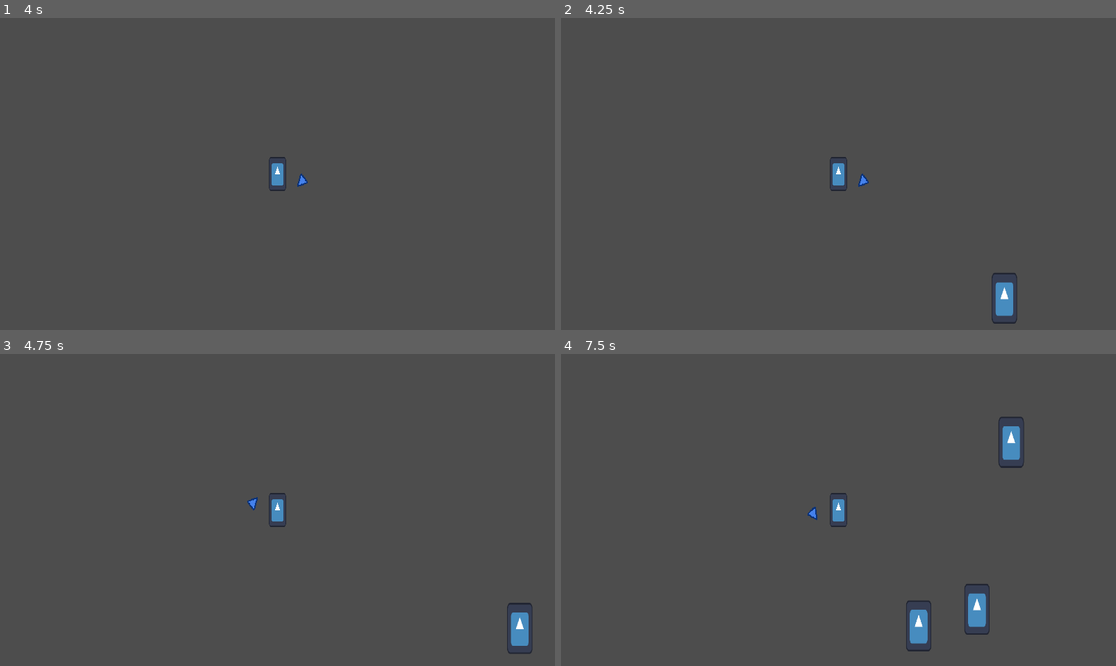
Above: before the commit, frames 1-4 (two rows, left to right).
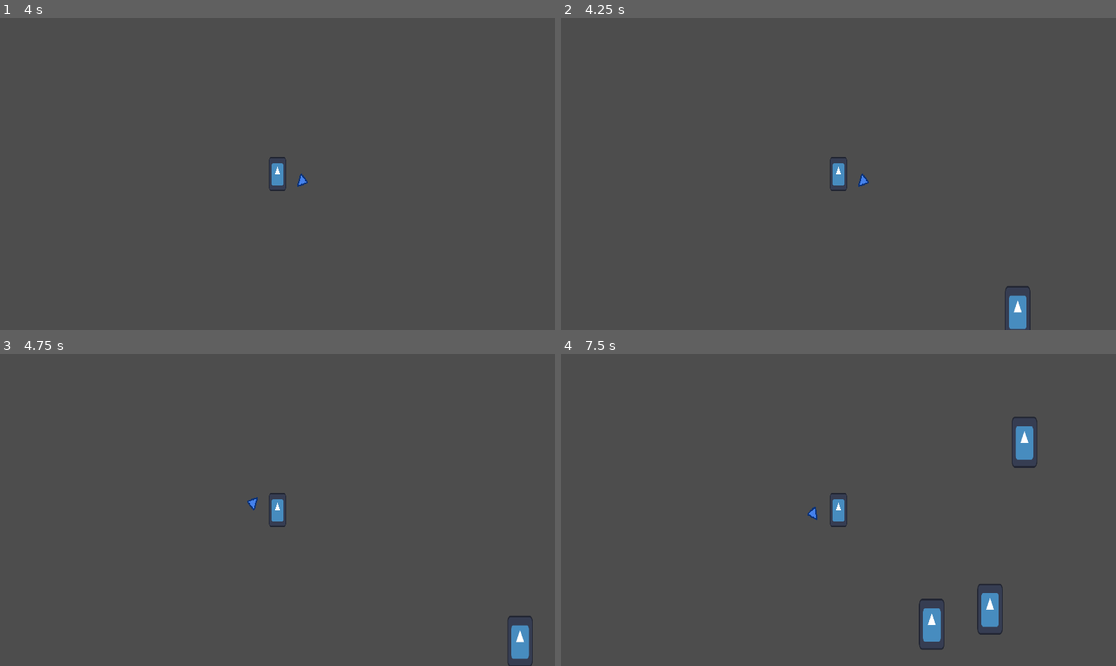
Above: after the commit, the same moments.

Repository: freddder/GMTK_Jam_2024
Game: Godot game, scene res://scenes/main_level.tscn
Same seed, same stepped clock (60 frames per second), same inputs: the game is played once before the commit and once after it. The engine's default icon, where the game draws it, is replaced by a stand-in: a white triangle on a blue panel in a dark square.
Inputs (mouse positions are in pixels of both pictures, inside the frame that each line leads up to):
- Up to frame 1 (4 s): tap Enter at 0.5, 2, 3.5 s; move the mouse to (399, 158) at 0.52 s; hold D (move_right) 0.53-1.28 s; click (399, 158) at 0.6 s; right-click (399, 158) at 0.8 s; tap Space (heavy_attack, bound only after the commit) at 1.25, 1.55, 2.1, 2.75, 3.8 s; move the mouse to (166, 189) at 1.27 s; hold S (move_down) 1.28-2.03 s; right-click (166, 189) at 1.35 s; move the mouse to (333, 105) at 2.02 s; hold D (move_right) 2.03-2.78 s; click (333, 105) at 2.3 s; move the mouse to (249, 236) at 2.77 s; hold W (move_up) 2.78-3.53 s; click (249, 236) at 2.85 s; right-click (249, 236) at 3.05 s; move the mouse to (444, 220) at 3.52 s; hold A (move_left) from 3.53 s (still down); right-click (444, 220) at 3.6 s
- Up to frame 2 (4.25 s): keep holding A (move_left)
- Up to frame 3 (4.75 s): keep holding A (move_left); move the mouse to (111, 463) at 4.27 s; tap Space (heavy_attack, bound only after the commit) at 4.35 s; click (111, 463) at 4.55 s
- Up to frame 4 (7.5 s): move the mouse to (866, 510) at 5.02 s; release A (move_left) at 5.03 s; hold S (move_down) 5.03-5.78 s; click (866, 510) at 5.1 s; right-click (866, 510) at 5.3 s; move the mouse to (755, 432) at 5.77 s; hold D (move_right) 5.78-6.53 s; right-click (755, 432) at 5.85 s; tap Space (heavy_attack, bound only after the commit) at 6.05, 6.6 s; move the mouse to (960, 494) at 6.52 s; hold W (move_up) 6.53-7.28 s; click (960, 494) at 6.8 s; move the mouse to (727, 525) at 7.27 s; hold D (move_right) from 7.28 s (still down); click (727, 525) at 7.35 s

Frame 1 is identical in both runs. In frame 2, 0.7% of the frame differs, in the area x 77-85%, y 81-100%; in frame 3, 0.4%; in frame 4, 1.9%, in the area x 62-86%, y 20-96%.

Commit message:
ground pount

Diff:
--- a/project.godot
+++ b/project.godot
@@ -66,6 +66,11 @@
 "events": [Object(InputEventMouseButton,"resource_local_to_scene":false,"resource_name":"","device":-1,"window_id":0,"a …(258 unchanged characters)…
 ]
 }
+heavy_attack={
+"deadzone": 0.5,
+"events": [Object(InputEventKey,"resource_local_to_scene":false,"resource_name":"","device":-1,"window_id":0,"alt_pressed":false,"shift_pressed":false,"ctrl_pressed":false,"meta_pressed":false,"pressed":false,"keycode":0,"physical_keycode":32,"key_label":0,"unicode":32,"location":0,"echo":false,"script":null)
+]
+}
 
 [layer_names]
 
--- a/scripts/player.gd
+++ b/scripts/player.gd
@@ -25,6 +25,9 @@
 @export var default_thrust_radius: float = 100.0
 @export var default_thrust_thickness: float = 35.0
 
+@export_category("Ground Pound")
+@export var default_ground_pound_radius: float = 100.0
+
 @export var default_camera_zoom: Vector2 = Vector2(2.3, 2.3)
 
 @export_category("Charge")
@@ -100,10 +103,17 @@
 
 	draw_polygon(packed_array, colors)
 
+func draw_attack_zone_ground_pound_implementation() -> void:
+	var origin := Vector2.ZERO
+	var width := 2.0
+
+	draw_circle(origin, active_attack_zone_data.radius, attack_area_color, width)
+
 func _draw() -> void:
 	match charging_attack_type:
 		AttackType.Swing: draw_attack_zone_swing_implementation()
 		AttackType.Thrust: draw_attack_zone_thrust_implementation()
+		AttackType.GroundPound: draw_attack_zone_ground_pound_implementation()
 
 func draw_attack_zone_swing(attack_zone_data: AttackZoneData) -> void:
 	attack_area_color = Color.RED
@@ -118,6 +128,12 @@
 
 	queue_redraw()
 
+func draw_attack_zone_ground_pound(attack_zone_data: AttackZoneData) -> void:
+	attack_area_color = Color.RED
+	active_attack_zone_data = attack_zone_data
+
+	queue_redraw()
+
 func handle_mouse_direction() -> void:
 	var mouse_position := get_local_mouse_position()
 	mouse_direction_angle_rad = atan2(mouse_position.y, mouse_position.x) + PI / 2.0
@@ -154,11 +170,22 @@
 	attack_zone_data.angle = mouse_direction_angle_rad
 	print(mouse_direction_angle_rad)
 	return attack_zone_data
+
+func get_attack_zone_data_ground_pound() -> AttackZoneData:
+	var charge_power := get_charge_power()
+	var attack_zone_data: AttackZoneData = AttackZoneData.new()
+
+	var radius_multiplier := maxf(1.0, pow(charge_power, 1.13))
+	attack_zone_data.radius = default_swing_radius * radius_multiplier
+
+	return attack_zone_data
+
 
 func handle_attack_zone() -> void:
 	match charging_attack_type:
 		AttackType.Swing: draw_attack_zone_swing(get_attack_zone_data_swing())
 		AttackType.Thrust: draw_attack_zone_thrust(get_attack_zone_data_thrust())
+		AttackType.GroundPound: draw_attack_zone_ground_pound((get_attack_zone_data_ground_pound()))
 
 	if is_charging_attack():
 		var zoom_power := get_charge_power() - 1.0
@@ -190,12 +217,15 @@
 	# Return to original camera zoom
 	set_camera_zoom(default_camera_zoom, 0.4)
 
+func on_attack_started_charging(attack_type: AttackType) -> void:
+	charging_attack_type = attack_type
+	attack_charge_start_time = Time.get_ticks_msec()
+
 func handle_primary_attack_input(event: InputEvent) -> void:
 	var attack_type := AttackType.Swing
 	var action_name := "primary_attack"
 	if !is_charging_attack() && event.is_action_pressed(action_name):
-		charging_attack_type = attack_type
-		attack_charge_start_time = Time.get_ticks_msec()
+		on_attack_started_charging(attack_type)
 
 	if charging_attack_type == attack_type && event.is_action_released(action_name):
 		var attack_circle_shape := CircleShape2D.new()
@@ -217,8 +247,7 @@
 	var attack_type := AttackType.Thrust
 	var action_name := "secondary_attack"
 	if !is_charging_attack() && event.is_action_pressed(action_name):
-		charging_attack_type = attack_type
-		attack_charge_start_time = Time.get_ticks_msec()
+		on_attack_started_charging(attack_type)
 
 	if charging_attack_type == attack_type && event.is_action_released(action_name):
 		var attack_rectangle_shape := RectangleShape2D.new()
@@ -236,11 +265,32 @@
 
 		clear_attack_data()
 
+func handle_heavy_attack_input(event: InputEvent) -> void:
+	var attack_type := AttackType.GroundPound
+	var action_name := "heavy_attack"
+	if !is_charging_attack() && event.is_action_pressed(action_name):
+		on_attack_started_charging(attack_type)
+
+	if charging_attack_type == attack_type && event.is_action_released(action_name):
+		var attack_circle_shape := CircleShape2D.new()
+		$AttackShapeCast2D.shape = attack_circle_shape
+		attack_circle_shape.radius = active_attack_zone_data.radius
+
+		$AttackShapeCast2D.force_shapecast_update()
+		for collider_index in $AttackShapeCast2D.get_collision_count():
+			var collider := $AttackShapeCast2D.get_collider(collider_index) as Node2D
+			print("Damage ", $AttackShapeCast2D.get_collider(collider_index))
+			collider.queue_free()
+
+		clear_attack_data()
+
 func _input(event: InputEvent) -> void:
 	if event.is_action("primary_attack"):
 		handle_primary_attack_input(event)
 	elif event.is_action("secondary_attack"):
 		handle_secondary_attack_input(event)
+	elif event.is_action("heavy_attack"):
+		handle_heavy_attack_input(event)
 
 func is_charging_attack() -> bool:
 	return charging_attack_type != AttackType.Invalid
